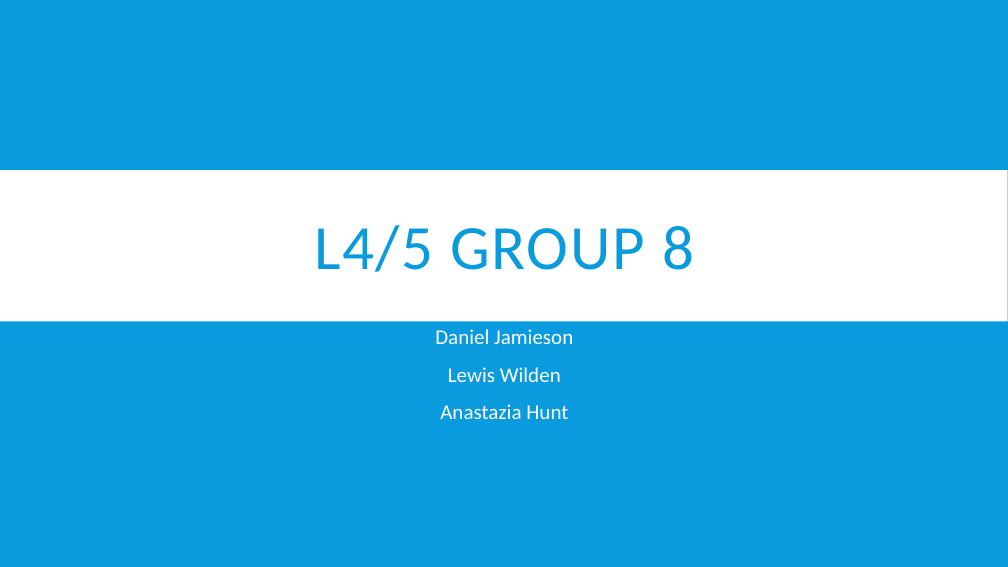
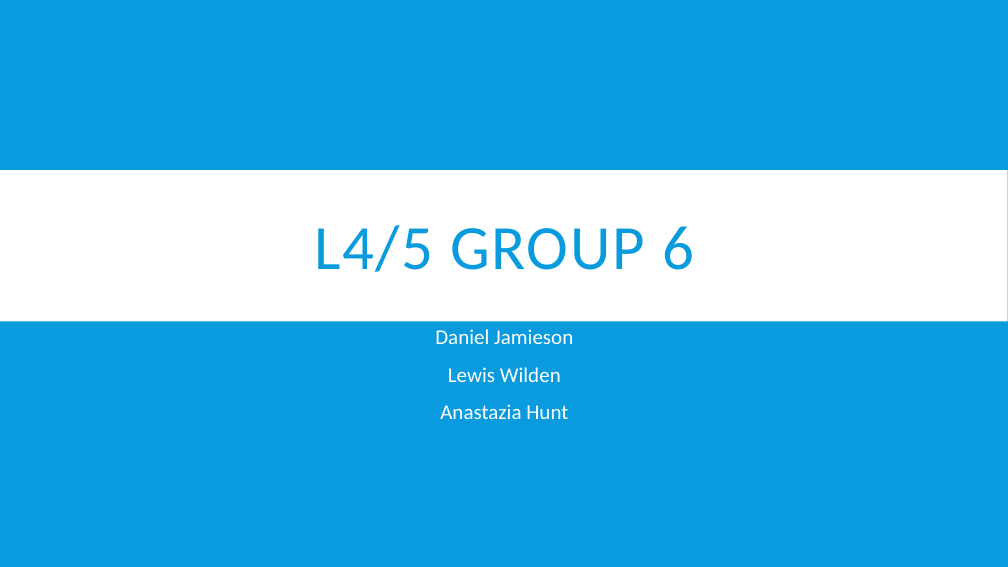
Before and after one commit to UoSGamesGroups/second-semester-s2-group-6, a slide deck: slide 1 of Presentation/L4-5-Group 8 -First presentation.pptx. Drawn at 1008x567 pixels with LibreOffice and Linux fonts; fonts in the diff are those of the drawing. Boxes give left, top, right and bottom in pixels: in the first picture for what was removed or moved away, otherwise in the second. Text is boxed around its words. In the diff, an @@ line names an element or a change of style, - is before the commit and + after.

```diff
--- a/Presentation/L4-5-Group 8 -First presentation.pptx
+++ b/Presentation/L4-5-Group 8 -First presentation.pptx
@@ title at box(314, 225, 694, 272): text changed @@
-L4/5 GROUP 8
+L4/5 GROUP 6
```
Also in this commit, not shown: 1 other slide changed, 5 slides added, 3 slides removed, 5 other files.
